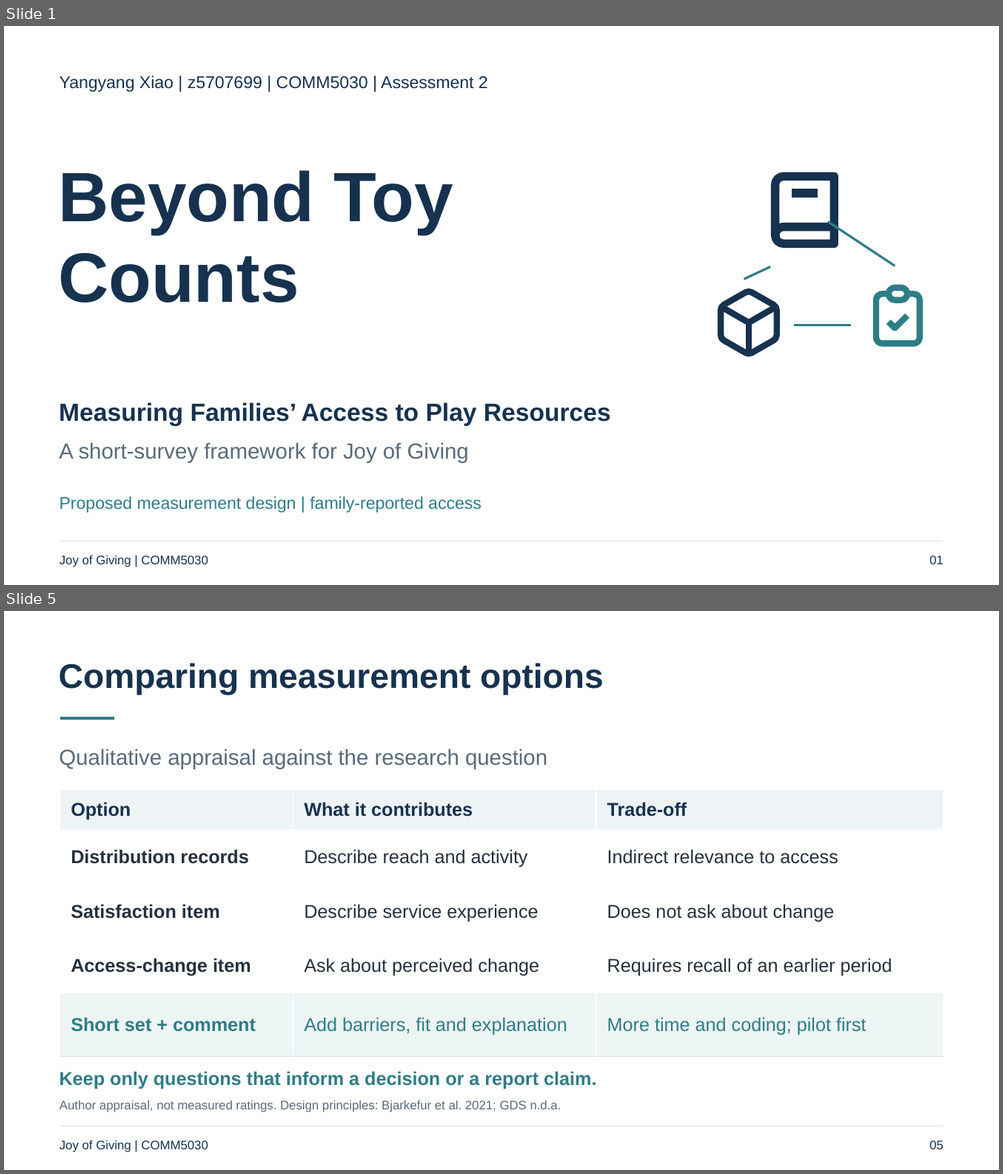
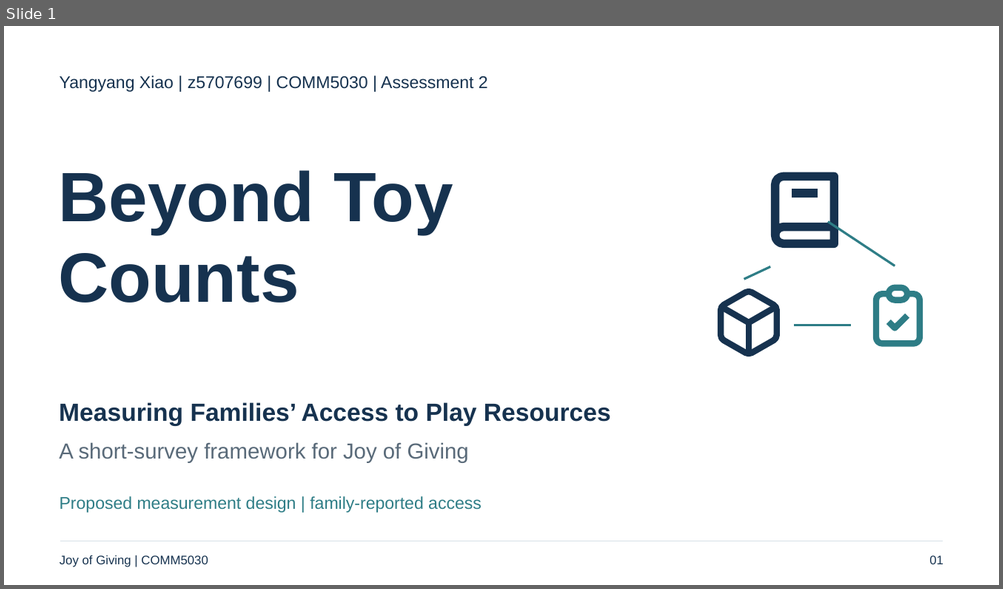
Before and after one commit to Estherx531/Comm5030, a slide deck: deliverables/assessment-2/A2_Presentation.pptx. Shown one above the other, each under a label of ours: slides 1 and 5 before the commit, slide 1 after it; the slides between them are not shown. The pictures are 1003x1174 and 1003x589 pixels, drawn with LibreOffice and Linux fonts; fonts in the diff are those of the drawing. Boxes give left, top, right and bottom in pixels: in the first picture for what was removed or moved away, otherwise in the second. Text is boxed around its words. In the diff, an @@ line names an element or a change of style, - is before the commit and + after.

Commit message:
Strengthen A2 evidence, measurement appraisal and testing plan

```diff
--- a/deliverables/assessment-2/A2_Presentation.pptx
+++ b/deliverables/assessment-2/A2_Presentation.pptx
@@ slide 5 removed at (4, 611, 999, 1170), background #FFFFFF @@
@@ text removed at (59, 663, 603, 695) @@
-Comparing measurement options
@@ freeform shape removed at (60, 718, 114, 719) @@
@@ text removed at (59, 749, 547, 769) @@
-Qualitative appraisal against the research question
@@ table removed at (60, 790, 942, 1057), 5 rows, 3 columns @@
-Option | What it contributes | Trade-off
-Distribution records | Describe reach and activity | Indirect relevance to access
-Satisfaction item | Describe service experience | Does not ask about change
-Access-change item | Ask about perceived change | Requires recall of an earlier period
-Short set + comment | Add barriers, fit and explanation | More time and coding; pilot first
@@ text removed at (60, 1071, 596, 1090) @@
-Keep only questions that inform a decision or a report claim.
@@ text removed at (60, 1101, 561, 1113) @@
-Author appraisal, not measured ratings. Design principles: Bjarkefur et al. 2021; GDS n.d.a.
@@ text removed at (60, 1141, 208, 1153) @@
-Joy of Giving | COMM5030
@@ freeform shape removed at (60, 1127, 942, 1128) @@
@@ text removed at (929, 1141, 943, 1150) @@
-05
```
Also in this commit, not shown: 6 slides changed, 5 slides added, 4 other slides removed, 5 other files.
